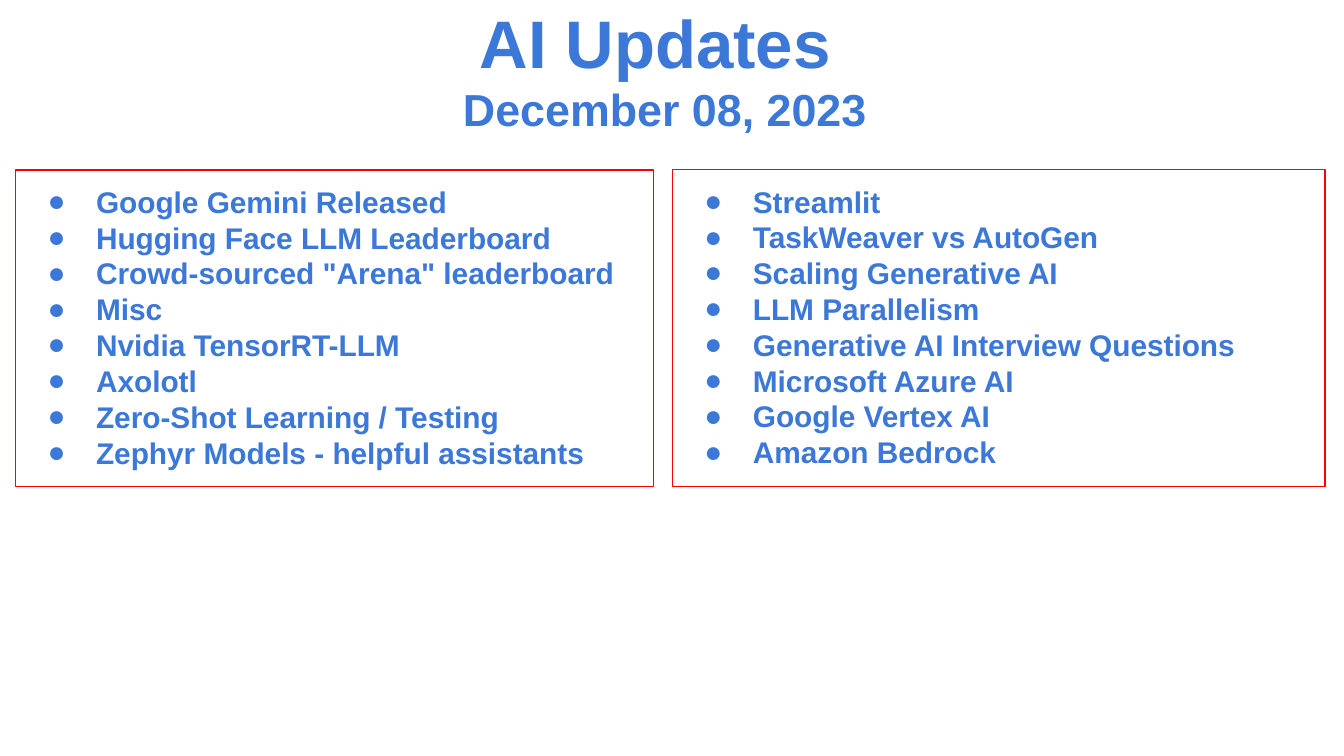
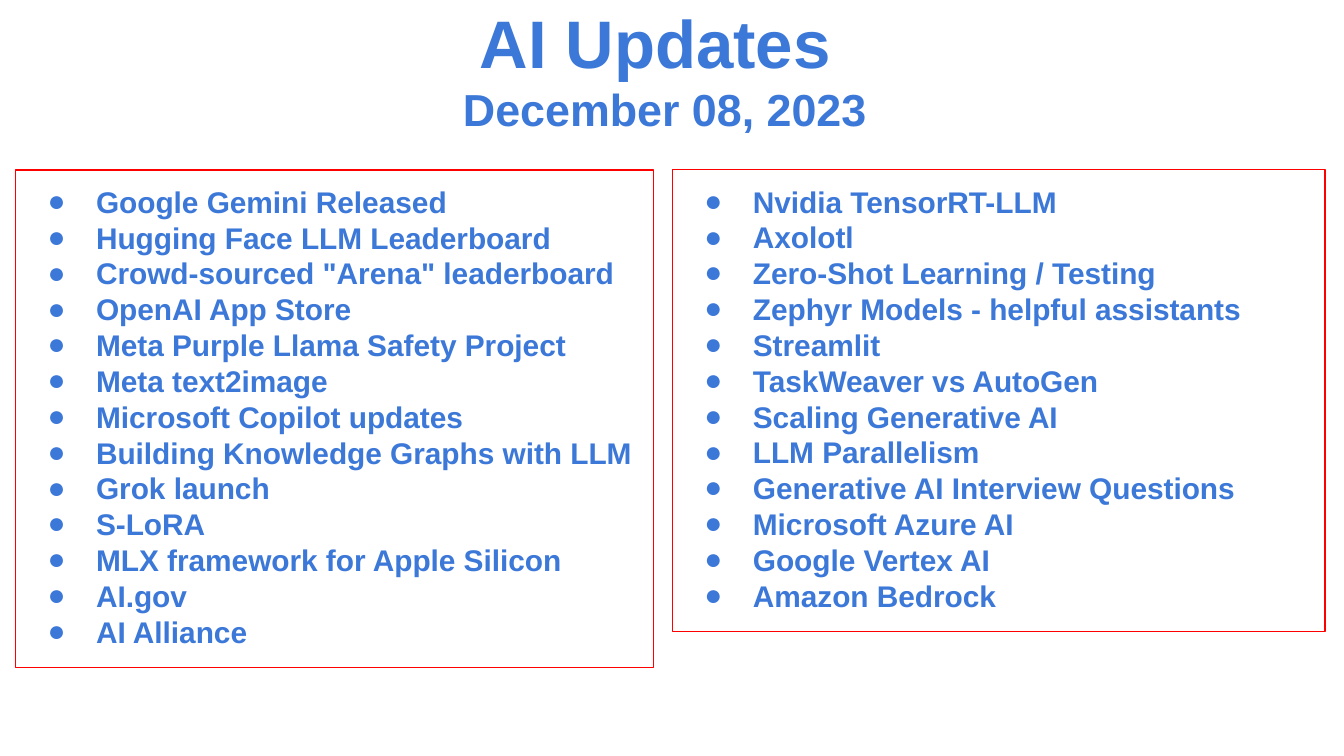
Before and after one commit to lselector/seminar, a slide deck: slide 1 of 2023/2023-12-08-AI-Updates.pptx. Drawn at 1344x756 pixels with LibreOffice and Linux fonts; fonts in the diff are those of the drawing. Boxes give left, top, right and bottom in pixels: in the first picture for what was removed or moved away, otherwise in the second. Text is boxed around its words. In the diff, an @@ line names an element or a change of style, - is before the commit and + after.

Commit message:
update

```diff
--- a/2023/2023-12-08-AI-Updates.pptx
+++ b/2023/2023-12-08-AI-Updates.pptx
@@ rectangle "Google Gemini Released": place and size @@
-rectangle "Google Gemini Released" at (15, 171, 653, 488)
+rectangle "Google Gemini Released" at (15, 171, 653, 668)
@@ rectangle "Nvidia TensorRT-LLM": place and size @@
-rectangle "Nvidia TensorRT-LLM" at (672, 169, 1325, 487)
+rectangle "Nvidia TensorRT-LLM" at (672, 169, 1325, 630)
@@ text in rectangle at (753, 191, 1241, 326): paragraphs added @@
+● Nvidia TensorRT-LLM
+● Axolotl
+● Zero-Shot Learning / Testing
+● Zephyr Models - helpful assistants
@@ text in rectangle at (96, 299, 631, 644): text changed @@
-● Misc
-● Nvidia TensorRT-LLM
-● Axolotl
-● Zero-Shot Learning / Testing
-● Zephyr Models - helpful assistants
+● OpenAI App Store
+● Meta Purple Llama Safety Project
+● Meta text2image
+● Microsoft Copilot updates
+● Building Knowledge Graphs with LLM
+● Grok launch
+● S-LoRA
+● MLX framework for Apple Silicon
+● AI.gov
+● AI Alliance
```
